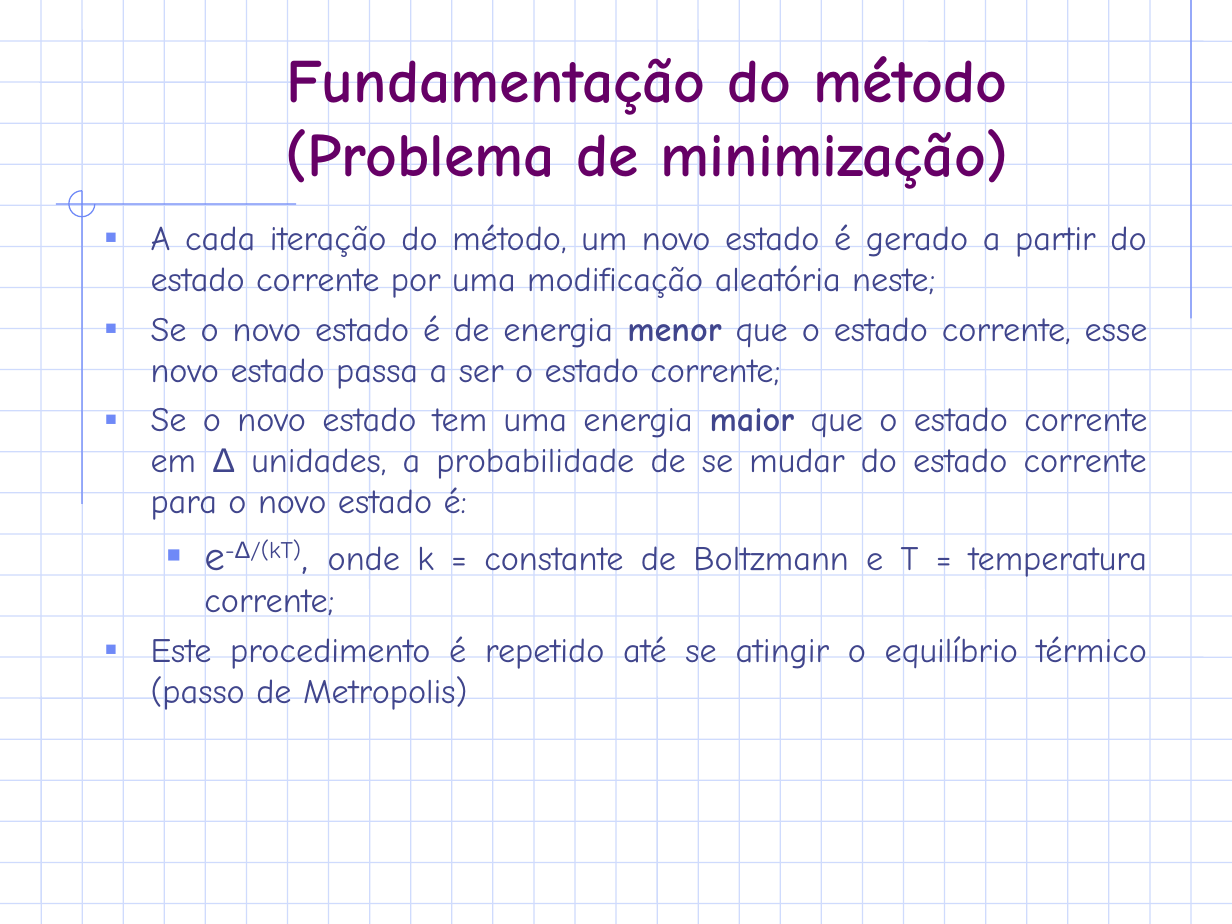
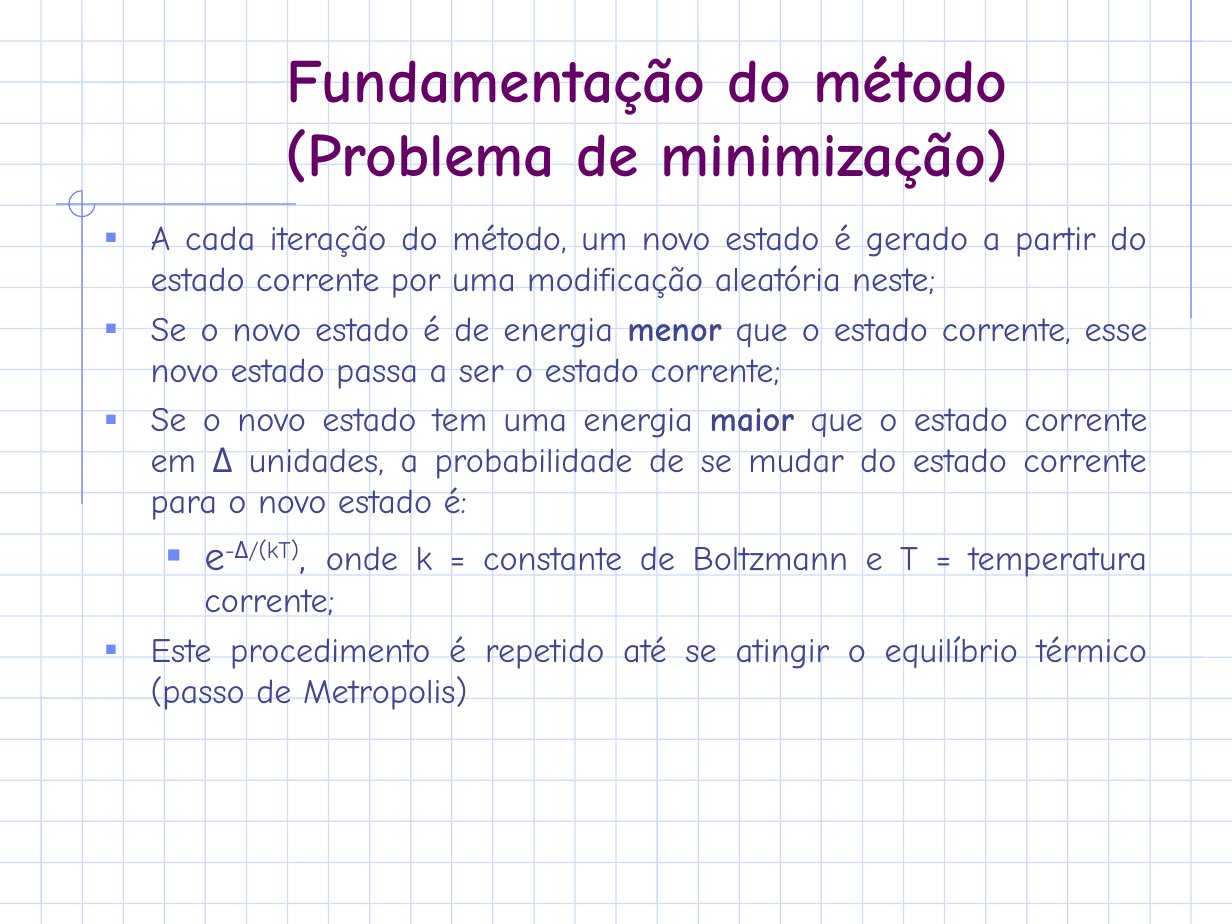
Before and after one commit to igormcoelho/curso-pesquisa-operacional-i, a slide deck: slide 5 of slides/thirdparty/marcone-meta/SA.PPT. Drawn at 1232x924 pixels with LibreOffice and Linux fonts; fonts in the diff are those of the drawing; background and template pictures are left out. Boxes give left, top, right and bottom in pixels: in the first picture for what was removed or moved away, otherwise in the second. Text is boxed around its words. In the diff, an @@ line names an element or a change of style, - is before the commit and + after.

```diff
--- a/slides/thirdparty/marcone-meta/SA.PPT
+++ b/slides/thirdparty/marcone-meta/SA.PPT
@@ text at bbox=[151, 402, 1147, 624]: font Arial to Comic Neue in "Δ", "e-Δ/(kT)," @@
```
Also in this commit, not shown: 13 other slides changed.
